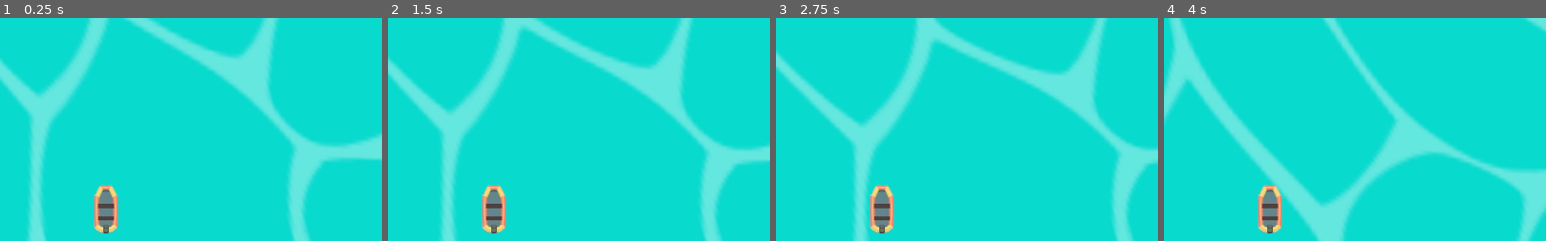
Above: before the commit, frames 1-4 (left to right).
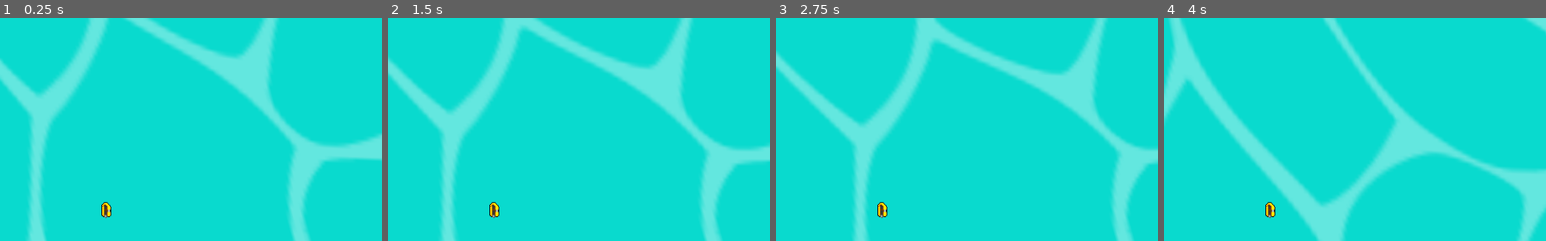
Above: after the commit, the same moments.

Repository: Maxic/KingOfRedVikings
Game: Godot game, scene res://Main.tscn
The game is run twice, just before and just after one commit, with the same random seed, the same clock (stepped at 60 frames per second) and the same inputs.
Inputs:
- Up to frame 1 (0.25 s): no input
- Up to frame 2 (1.5 s): hold Right (ui_right) 0.53-1.28 s; hold Z (boost) 0.53-1.28 s; hold Down (ui_down) from 1.28 s (still down); tap Z (boost) at 1.35 s
- Up to frame 3 (2.75 s): release Down (ui_down) at 2.03 s; hold Right (ui_right) from 2.03 s (still down); hold Z (boost) from 2.03 s (still down)
- Up to frame 4 (4 s): release Right (ui_right) at 2.78 s; release Z (boost) at 2.78 s; hold Up (ui_up) 2.78-3.53 s; tap Z (boost) at 2.85 s; hold Left (ui_left) from 3.53 s (still down); hold Z (boost) from 3.53 s (still down)
The pictures show only the part of the screen within x 36-86%, y 7-57%; the shares and areas given below are measured in that part.

The runs differ from the first frame. In frame 1, 1.3% of the frame differs, in the area x 24-31%, y 74-97%; in frame 2, 1.3%; in frame 3, 1.3%; in frame 4, 1.3%.

Commit message:
added boat spritesheets

Diff:
--- a/dinghy.tscn
+++ b/dinghy.tscn
@@ -1,15 +1,96 @@
-[gd_scene load_steps=5 format=2]
+[gd_scene load_steps=24 format=2]
 
 [ext_resource path="res://engine.gd" type="Script" id=1]
 [ext_resource path="res://boat.png" type="Texture" id=2]
+[ext_resource path="res://assets/witboot.png" type="Texture" id=3]
+[ext_resource path="res://assets/groenboot.png" type="Texture" id=4]
+[ext_resource path="res://assets/geelboot.png" type="Texture" id=5]
 
 [sub_resource type="PhysicsMaterial" id=1]
 friction = 1.112
 rough = true
 
-[sub_resource type="CapsuleShape2D" id=3]
-radius = 15.8792
-height = 30.8863
+[sub_resource type="AtlasTexture" id=9]
+atlas = ExtResource( 4 )
+region = Rect2( 0, 0, 16, 24 )
+
+[sub_resource type="AtlasTexture" id=10]
+atlas = ExtResource( 4 )
+region = Rect2( 16, 0, 16, 24 )
+
+[sub_resource type="AtlasTexture" id=11]
+atlas = ExtResource( 4 )
+region = Rect2( 32, 0, 16, 24 )
+
+[sub_resource type="AtlasTexture" id=12]
+atlas = ExtResource( 4 )
+region = Rect2( 48, 0, 16, 24 )
+
+[sub_resource type="AtlasTexture" id=13]
+atlas = ExtResource( 4 )
+region = Rect2( 64, 0, 16, 24 )
+
+[sub_resource type="AtlasTexture" id=14]
+atlas = ExtResource( 5 )
+region = Rect2( 0, 0, 16, 24 )
+
+[sub_resource type="AtlasTexture" id=15]
+atlas = ExtResource( 5 )
+region = Rect2( 16, 0, 16, 24 )
+
+[sub_resource type="AtlasTexture" id=16]
+atlas = ExtResource( 5 )
+region = Rect2( 32, 0, 16, 24 )
+
+[sub_resource type="AtlasTexture" id=17]
+atlas = ExtResource( 5 )
+region = Rect2( 48, 0, 16, 24 )
+
+[sub_resource type="AtlasTexture" id=18]
+atlas = ExtResource( 5 )
+region = Rect2( 64, 0, 16, 24 )
+
+[sub_resource type="AtlasTexture" id=2]
+atlas = ExtResource( 3 )
+region = Rect2( 0, 0, 16, 24 )
+
+[sub_resource type="AtlasTexture" id=3]
+atlas = ExtResource( 3 )
+region = Rect2( 16, 0, 16, 24 )
+
+[sub_resource type="AtlasTexture" id=4]
+atlas = ExtResource( 3 )
+region = Rect2( 32, 0, 16, 24 )
+
+[sub_resource type="AtlasTexture" id=5]
+atlas = ExtResource( 3 )
+region = Rect2( 48, 0, 16, 24 )
+
+[sub_resource type="AtlasTexture" id=6]
+atlas = ExtResource( 3 )
+region = Rect2( 64, 0, 16, 24 )
+
+[sub_resource type="SpriteFrames" id=7]
+animations = [ {
+"frames": [ SubResource( 9 ), SubResource( 10 ), SubResource( 11 ), SubResource( 12 ), SubResource( 13 ) ],
+"loop": true,
+"name": "groen",
+"speed": 5.0
+}, {
+"frames": [ SubResource( 14 ), SubResource( 15 ), SubResource( 16 ), SubResource( 17 ), SubResource( 18 ) ],
+"loop": true,
+"name": "geel",
+"speed": 5.0
+}, {
+"frames": [ SubResource( 2 ), SubResource( 3 ), SubResource( 4 ), SubResource( 5 ), SubResource( 6 ) ],
+"loop": true,
+"name": "wit",
+"speed": 5.0
+} ]
+
+[sub_resource type="CapsuleShape2D" id=8]
+radius = 6.47775
+height = 7.39357
 
 [node name="dinghy" type="Node2D"]
 scale = Vector2( 0.5, 0.5 )
@@ -23,13 +104,18 @@
 angular_damp = 2.0
 script = ExtResource( 1 )
 
+[node name="AnimatedSprite" type="AnimatedSprite" parent="body"]
+frames = SubResource( 7 )
+animation = "geel"
+
 [node name="Sprite" type="Sprite" parent="body"]
+visible = false
 scale = Vector2( 0.5, 0.5 )
 texture = ExtResource( 2 )
 
 [node name="CollisionShape2D" type="CollisionShape2D" parent="body"]
-position = Vector2( 0, -3.32957 )
-shape = SubResource( 3 )
+position = Vector2( -0.520546, -0.525589 )
+shape = SubResource( 8 )
 
 [node name="Camera2D" type="Camera2D" parent="body"]
 current = true
Binary file added: assets/geelboot.png
Not shown, added: assets/geelboot.png.import
Binary file added: assets/groenboot.png
Not shown, added: assets/groenboot.png.import
Binary file added: assets/witboot.png
Not shown, added: assets/witboot.png.import
